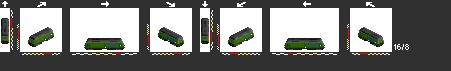
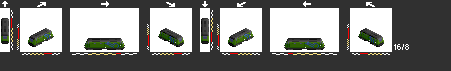
Before/after of a 451×71 layered artwork. What changed in the layer stack:
painted on "Layer 0" over (41, 27, 374, 44)
